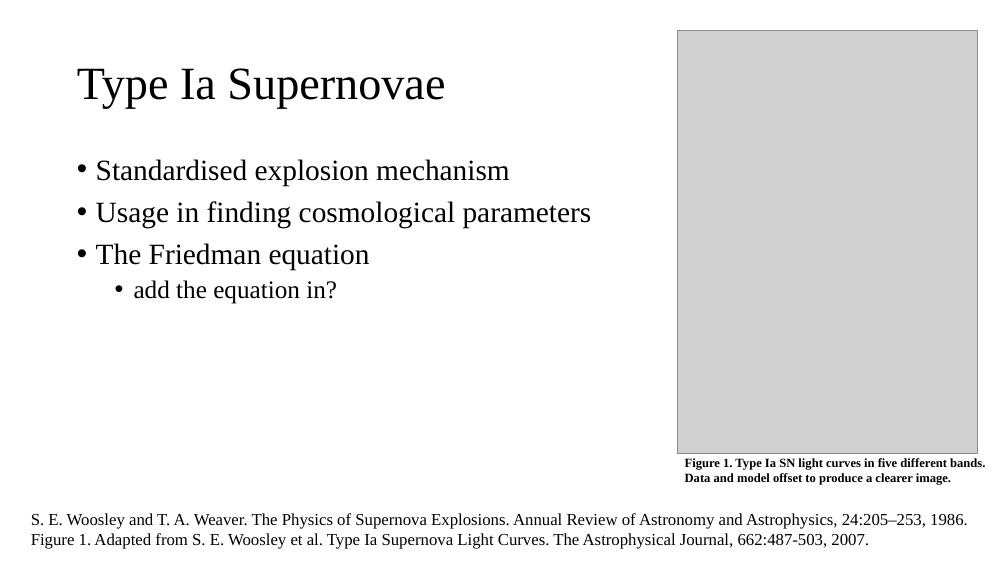
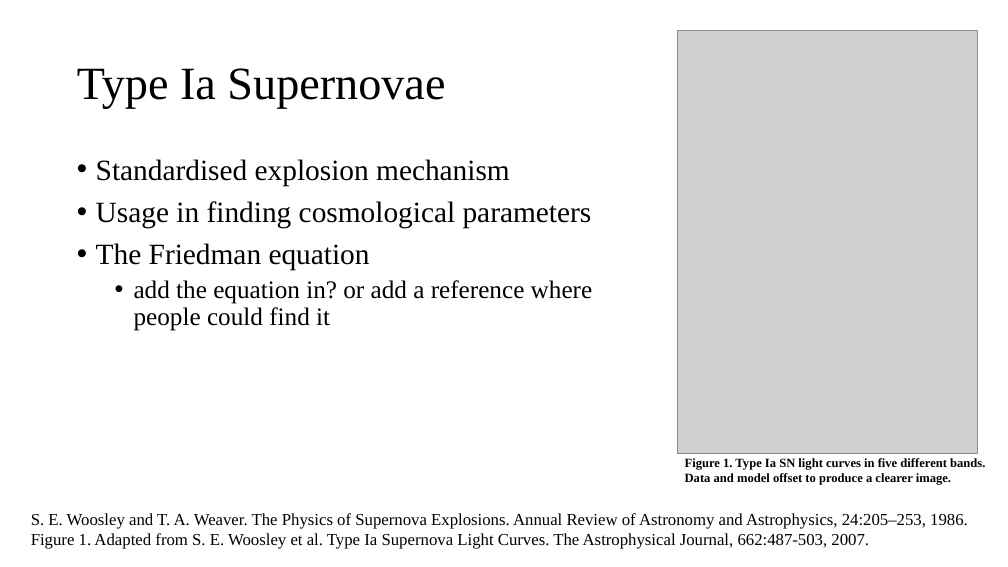
Before and after one commit to cao-jacky/degree_level3, a slide deck: slide 4 of physics_problem_solving/supernova_cosmology_jacky_cao.pptx. Drawn at 1008x567 pixels with LibreOffice and Linux fonts; fonts in the diff are those of the drawing; grey boxes stand for pictures. Boxes give left, top, right and bottom in pixels: in the first picture for what was removed or moved away, otherwise in the second. Text is boxed around its words. In the diff, an @@ line names an element or a change of style, - is before the commit and + after.

```diff
--- a/physics_problem_solving/supernova_cosmology_jacky_cao.pptx
+++ b/physics_problem_solving/supernova_cosmology_jacky_cao.pptx
@@ text at bbox=[134, 280, 593, 331]: text changed @@
-  • add the equation in?
+  • add the equation in? or add a reference where
+    people could find it
```
Also in this commit, not shown: 1 other slide changed.
